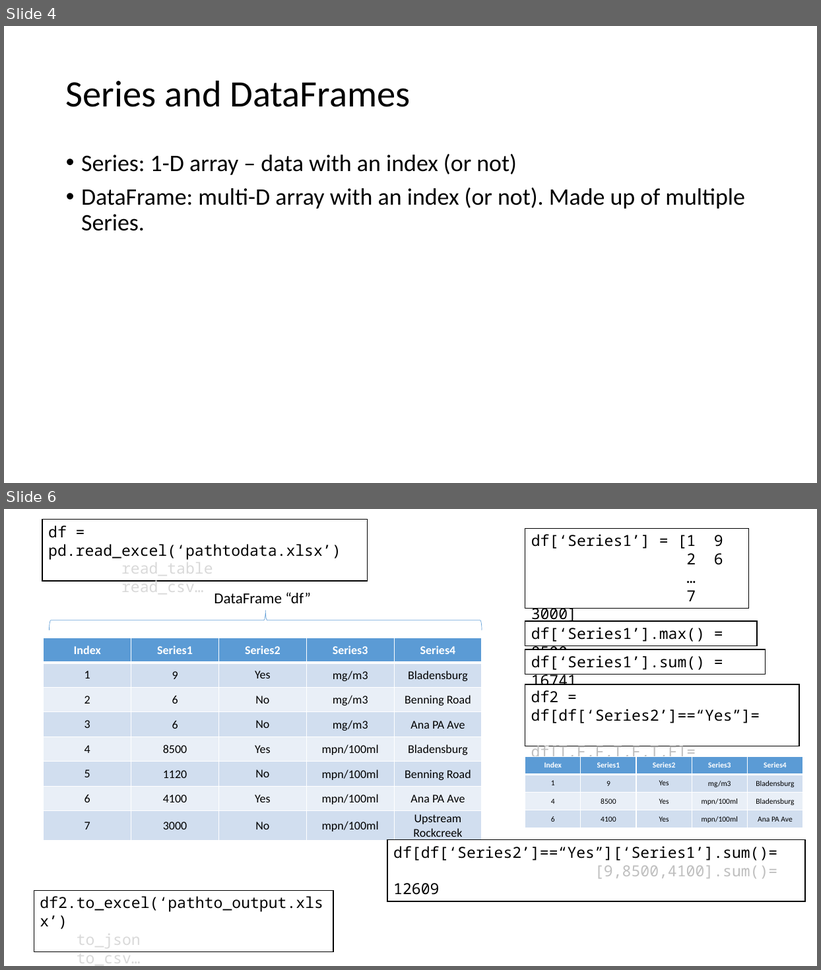
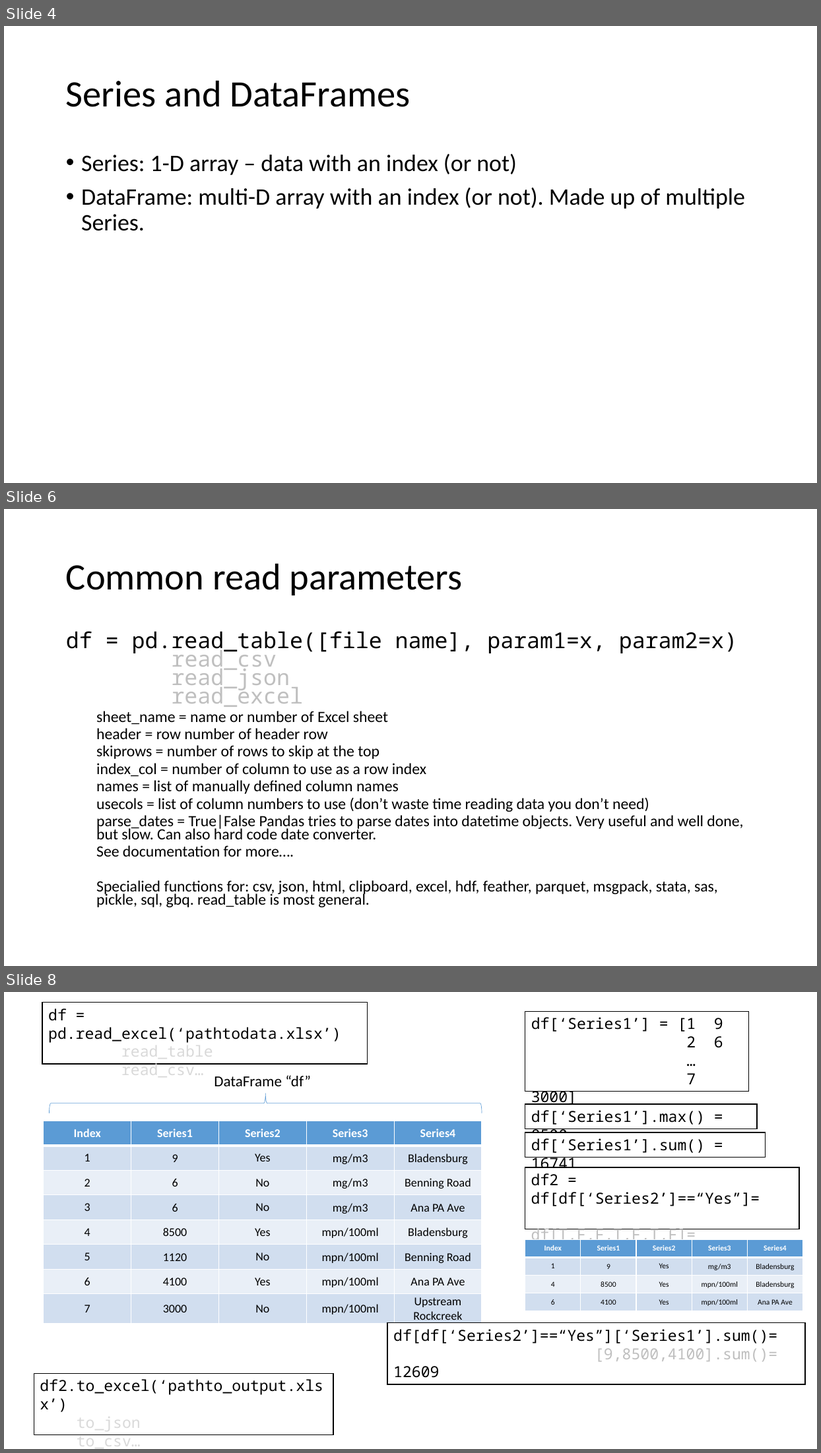
Before and after one commit to LimnoTech/Python-Data-Analysis-Course, a slide deck: Day2/UsingPandas/Introduction to Pandas.pptx. Shown one above the other, each under a label of ours: slides 4 and 6 before the commit, slides 4, 6 and 8 after it; the slides between them are not shown. The pictures are 821x970 and 821x1453 pixels, drawn with LibreOffice and Linux fonts; fonts in the diff are those of the drawing. Boxes give left, top, right and bottom in pixels: in the first picture for what was removed or moved away, otherwise in the second. Text is boxed around its words. In the diff, an @@ line names an element or a change of style, - is before the commit and + after.

```diff
--- a/Day2/UsingPandas/Introduction to Pandas.pptx
+++ b/Day2/UsingPandas/Introduction to Pandas.pptx
@@ slide 6 added at (x1=4, y1=509, x2=817, y2=966), background #FFFFFF @@
@@ title added at (x1=66, y1=563, x2=463, y2=595), 44 pt, text #000000 @@
+Common read parameters
@@ text added at (x1=66, y1=631, x2=743, y2=908), 18.5 pt, text #000000 @@
+df = pd.read_table([file name], param1=x, param2=x)
+read_csv
+read_json
+read_excel
+  sheet_name = name or number of Excel sheet
+  header = row number of header row
+  skiprows = number of rows to skip at the top
+  index_col = number of column to use as a row index
+  names = list of manually defined column names
+  usecols = list of column numbers to use (don’t waste time reading data you don’t need)
+  parse_dates = True|False Pandas tries to parse dates into datetime objects. Very useful and well done, but slow. Can also hard code date converter.
+  See documentation for more….
+  Specialied functions for: csv, json, html, clipboard, excel, hdf, feather, parquet, msgpack, stata, sas, pickle, sql, gbq. read_table is most general.
@@ what was slide 6 is now slide 8 @@
```
Also in this commit, not shown: 1 slide changed, 4 other slides added, 8 other files.
